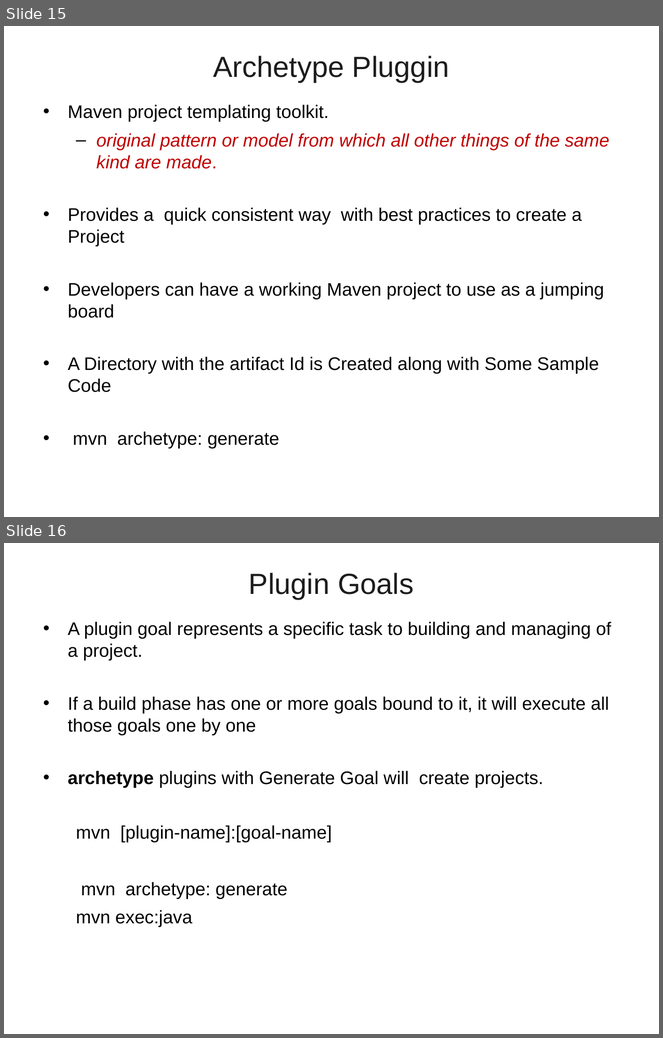
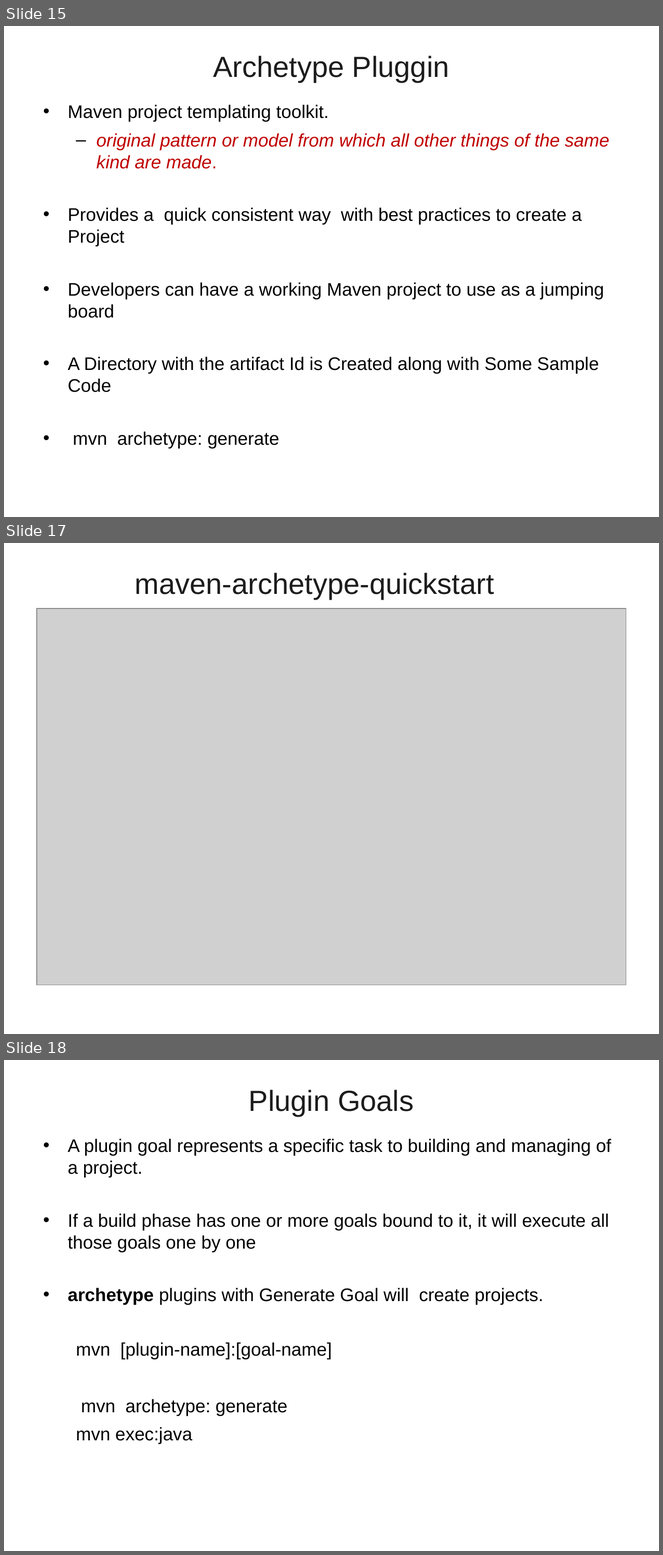
Before and after one commit to vatsanTraining/lumen_sep_2021, a slide deck: Maven01.ppt. Shown one above the other, each under a label of ours: slides 15 and 16 before the commit, slides 15, 17 and 18 after it; the slides between them are not shown. The pictures are 663x1038 and 663x1555 pixels, drawn with LibreOffice and Linux fonts; fonts in the diff are those of the drawing; grey boxes stand for pictures; background and template pictures are left out. Boxes give left, top, right and bottom in pixels: in the first picture for what was removed or moved away, otherwise in the second. Text is boxed around its words. In the diff, an @@ line names an element or a change of style, - is before the commit and + after.

```diff
--- a/Maven01.ppt
+++ b/Maven01.ppt
@@ slide 17 added at box(4, 543, 659, 1034), background picture (left out) @@
@@ title added at box(135, 573, 494, 600), 32 pt, text #1C1C1C @@
+maven-archetype-quickstart
@@ picture added at box(37, 609, 626, 985) @@
@@ what was slide 16 is now slide 18 @@
```
Also in this commit, not shown: 1 slide changed, 4 other slides added.
